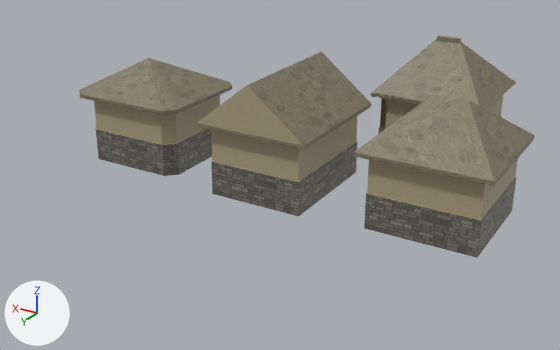
An edit to the Blender file Assets/Neolithic/neolithic.blend, drawn before and after from the same camera.
One viewpoint serves both versions: a 50 mm lens placed at (-18.0, 38.6, 14.1), pointed at (-0.2, 8.9, -0.8). Every picture has the same lights, and +X, +Y and +Z are marked at lower left. The first picture is the older version.

The first picture shows 'neo01-house', 'neolithic-clipped-thatched', 'neolithic-long-gable', 'neolithic-square-hip'.
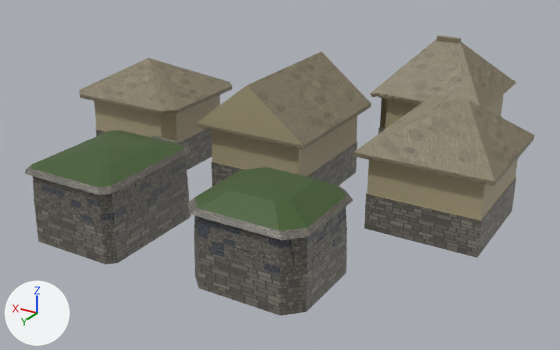
Changed parts and their boxes (x1, y1, x2, y2) in the pictures (560 x 350 px):
```json
{"object": "neolithic-stone-turf", "change": "added", "after": [187, 167, 353, 316]}
{"object": "neolithic-stone-passage", "change": "added", "after": [25, 130, 191, 264]}
```

The change, as JSON lines over the scene's bpy script:
```json
{"op": "add", "block": "me_neolithic_stone_passage", "code": ["me_neolithic_stone_passage = bpy.data.meshes.new('neolithic-stone-passage')", "me_neolithic_stone_passage.from_pydata(...)  # 4800 vertices, 2384 faces; spans x -2.36..2.36, y -4.13..2.88, z -1.55..2.21", "me_neolithic_stone_passage.materials.append(mat_atlas)  # picture img_atlas_flipped_png"]}
{"op": "add", "block": "me_neolithic_stone_turf", "code": ["me_neolithic_stone_turf = bpy.data.meshes.new('neolithic-stone-turf')", "me_neolithic_stone_turf.from_pydata(...)  # 4488 vertices, 2228 faces; spans x -2.62..2.62, y -3.11..2.42, z -1.55..2.47", "me_neolithic_stone_turf.materials.append(mat_atlas)  # picture img_atlas_flipped_png"]}
{"op": "add", "block": "ob_neolithic_stone_passage", "code": ["ob_neolithic_stone_passage = bpy.data.objects.new('neolithic-stone-passage', me_neolithic_stone_passage)", "ob_neolithic_stone_passage.location = (4.0, 16.0, 0.0)"]}
{"op": "add", "block": "ob_neolithic_stone_turf", "code": ["ob_neolithic_stone_turf = bpy.data.objects.new('neolithic-stone-turf', me_neolithic_stone_turf)", "ob_neolithic_stone_turf.location = (-4.0, 16.0, 0.0)"]}
```
